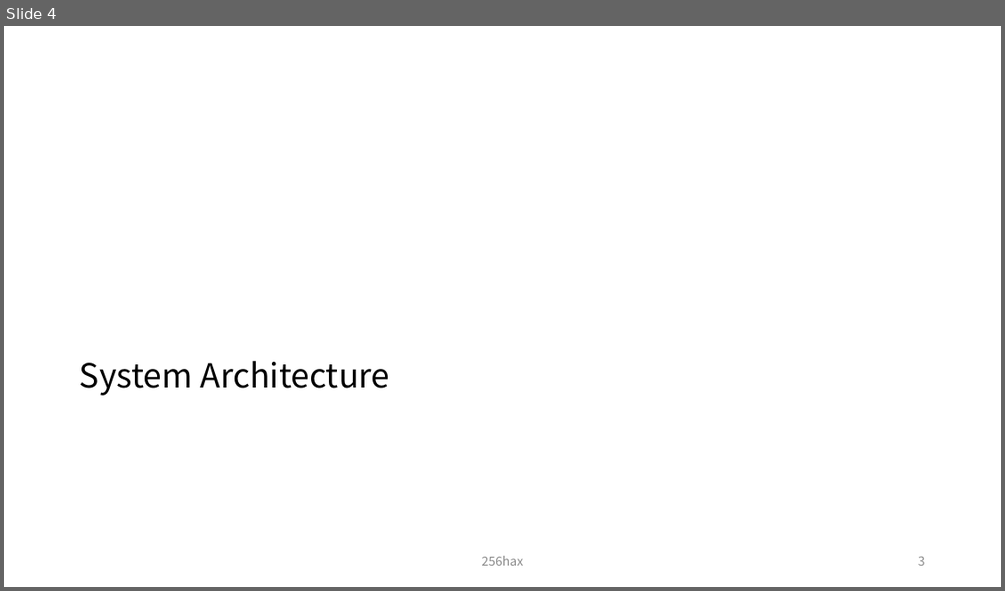
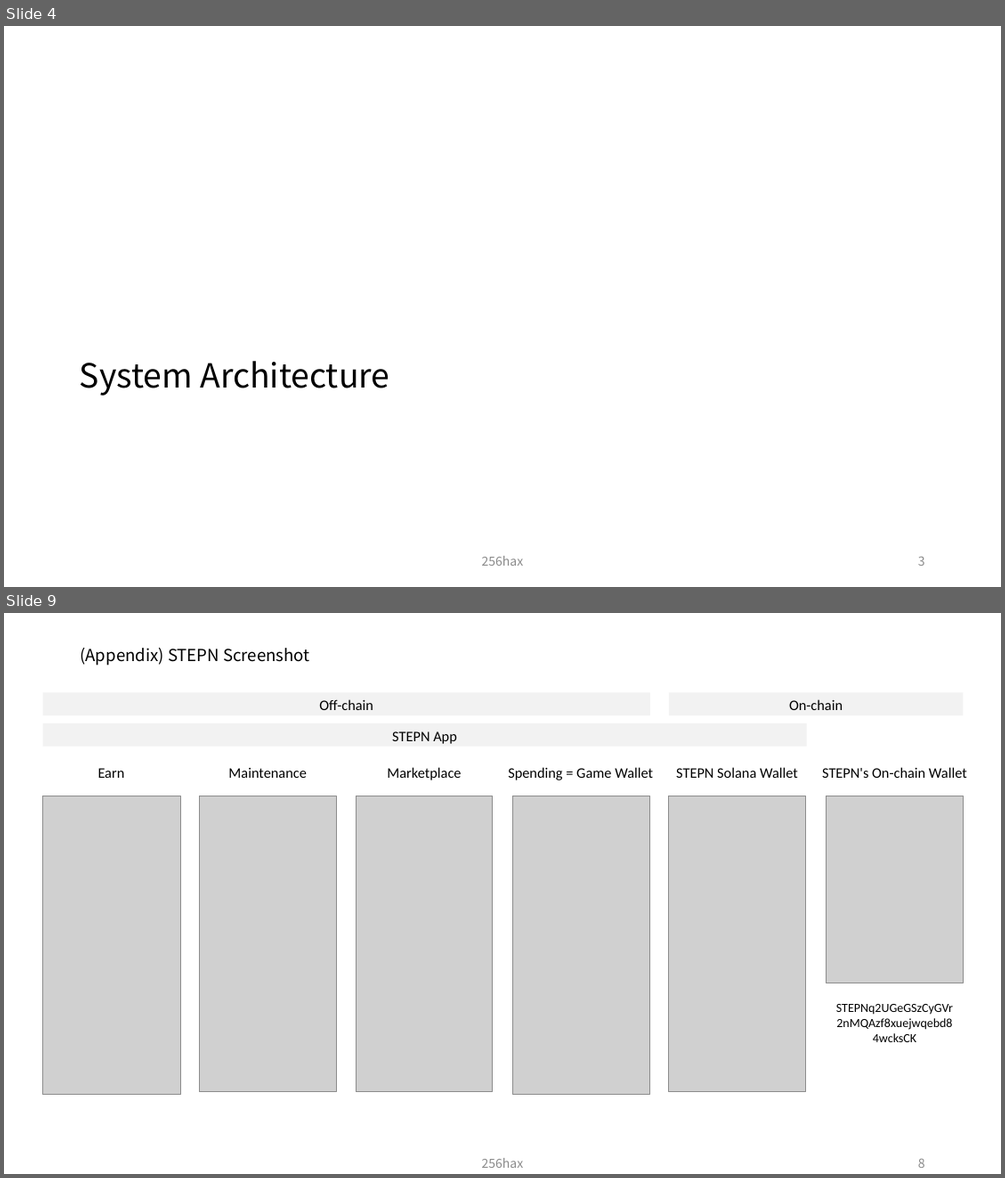
Before and after one commit to legendaryangelist/solana-anchor-react-essential, a slide deck: docs/Solana_Blockchain_Outline_Figure.pptx. Shown one above the other, each under a label of ours: slide 4 before the commit, slides 4 and 9 after it; the slides between them are not shown. The pictures are 1005x591 and 1005x1178 pixels, drawn with LibreOffice and Linux fonts; fonts in the diff are those of the drawing; grey boxes stand for pictures. Boxes give left, top, right and bottom in pixels: in the first picture for what was removed or moved away, otherwise in the second. Text is boxed around its words. In the diff, an @@ line names an element or a change of style, - is before the commit and + after.

Commit message:
docs: add X to Earn section(ex: STEPN)

```diff
--- a/docs/Solana_Blockchain_Outline_Figure.pptx
+++ b/docs/Solana_Blockchain_Outline_Figure.pptx
@@ slide 9 added at [4, 613, 1001, 1174], background #FFFFFF @@
@@ title added at [80, 648, 310, 666], 16 pt, text #000000 @@
+(Appendix) STEPN Screenshot
@@ rectangle added at [43, 692, 650, 715], fill #F2F2F2, 14 pt, text #000000 @@
+Off-chain
@@ rectangle added at [669, 692, 963, 715], fill #F2F2F2, 14 pt, text #000000 @@
+On-chain
@@ rectangle added at [43, 723, 807, 747], fill #F2F2F2, 14 pt, text #000000 @@
+STEPN App
@@ text added at [98, 768, 125, 778], 14 pt, text #000000 @@
+Earn
@@ text added at [228, 768, 306, 778], 14 pt, text #000000 @@
+Maintenance
@@ text added at [387, 767, 461, 780], 14 pt, text #000000 @@
+Marketplace
@@ text added at [508, 767, 653, 780], 14 pt, text #000000 @@
+Spending = Game Wallet
@@ text added at [676, 767, 798, 778], 14 pt, text #000000 @@
+STEPN Solana Wallet
@@ text added at [822, 767, 967, 778], 14 pt, text #000000 @@
+STEPN's On-chain Wallet
@@ picture added at [43, 795, 180, 1094] @@
@@ picture added at [199, 795, 336, 1092] @@
@@ picture added at [356, 795, 493, 1092] @@
@@ picture added at [512, 795, 650, 1094] @@
@@ picture added at [669, 795, 806, 1092] @@
@@ picture added at [826, 795, 963, 982] @@
@@ text added at [826, 997, 963, 1060], 12 pt, text #000000 @@
+STEPNq2UGeGSzCyGVr2nMQAzf8xuejwqebd84wcksCK
@@ text added at [482, 1158, 524, 1167], 12 pt, text #8C8C8C @@
+256hax
@@ page number added at [918, 1158, 925, 1167], 12 pt, text #8C8C8C @@
+8
```
Also in this commit, not shown: 33 slides changed, 5 other slides added.
